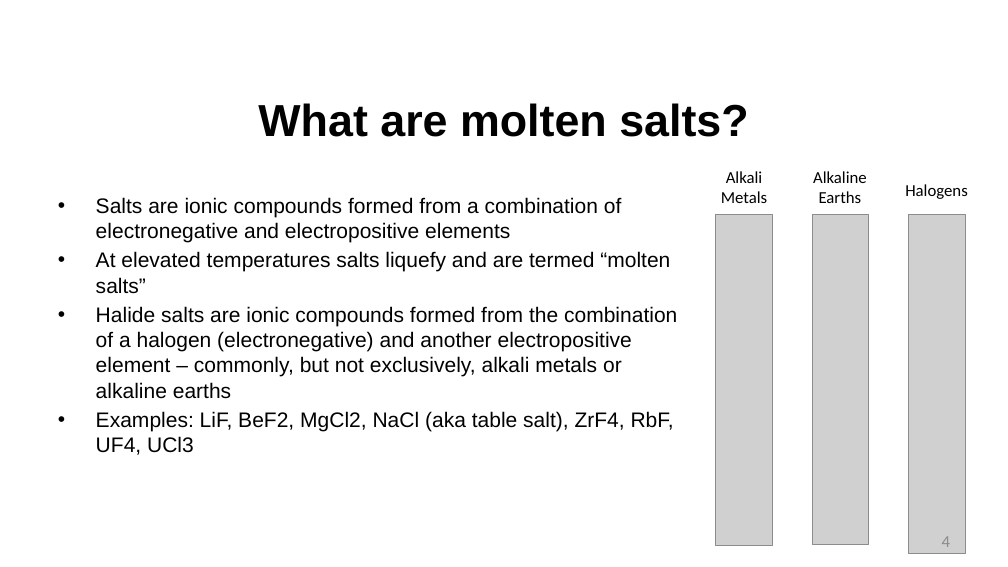
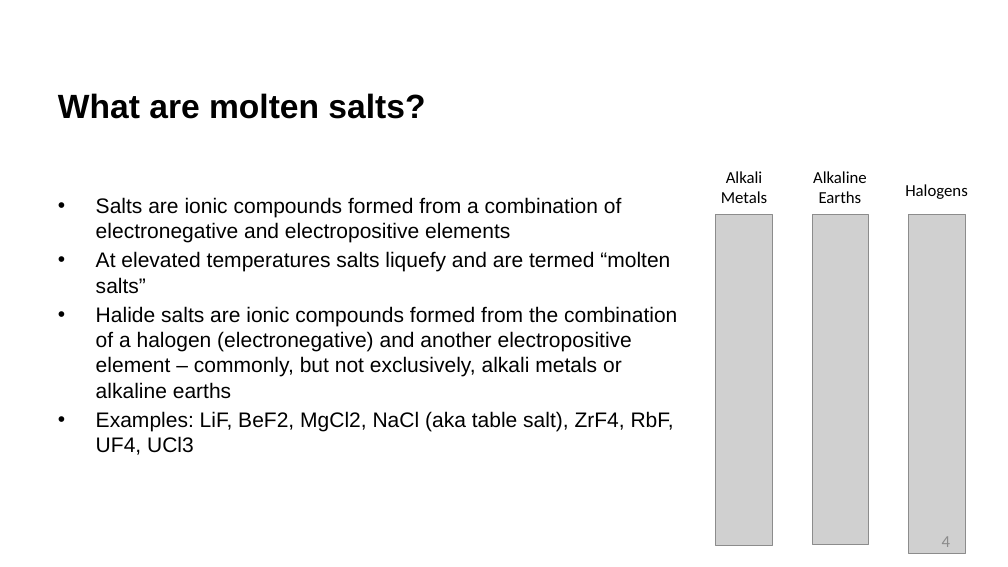
Before and after one commit to benbeeler/TEACHING, a slide deck: slide 4 of Advanced Reactor Materials/Fall2025/Lec13_MoltenSalts.pptx. Drawn at 1008x567 pixels with LibreOffice and Linux fonts; fonts in the diff are those of the drawing; grey boxes stand for pictures; background and template pictures are left out. Boxes give left, top, right and bottom in pixels: in the first picture for what was removed or moved away, otherwise in the second. Text is boxed around its words. In the diff, an @@ line names an element or a change of style, - is before the commit and + after.

```diff
--- a/Advanced Reactor Materials/Fall2025/Lec13_MoltenSalts.pptx
+++ b/Advanced Reactor Materials/Fall2025/Lec13_MoltenSalts.pptx
@@ title "What are molten salts?": place and size @@
-title "What are molten salts?" at (258,103,748,137)
+title "What are molten salts?" at (58,93,425,119)
@@ title "What are molten salts?" at (58,93,425,119): size 42.7 to 32 pt; alignment centre to left @@
```
Also in this commit, not shown: 26 other slides changed, 1 slide added, 1 slide removed, 6 other files.
